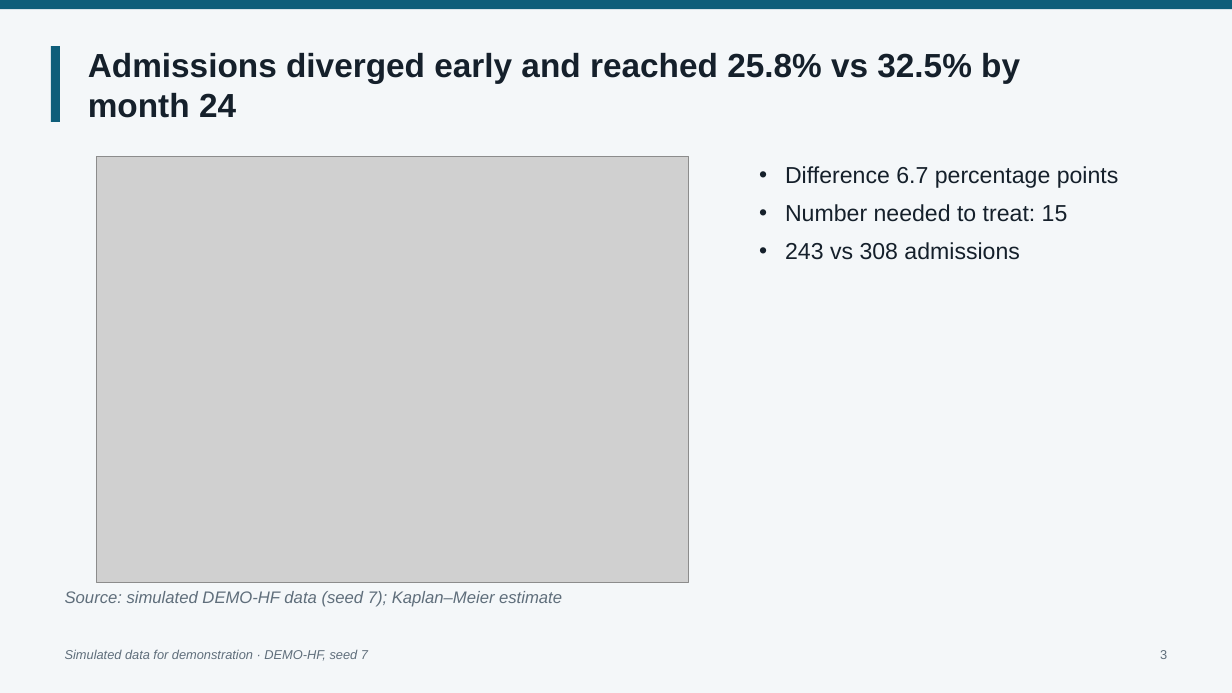
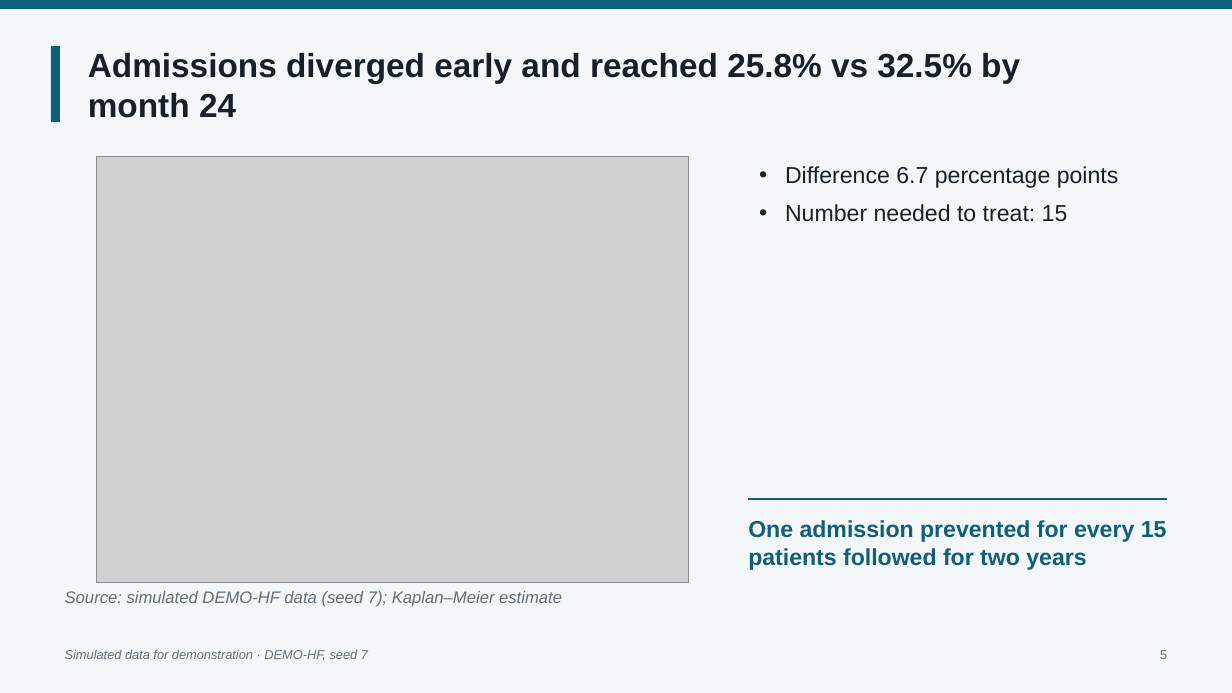
Before and after one commit to jackfeng94/medskill-panda, a slide deck: slide 5 of examples/demo-hf/pptx_en/out/demo-hf.pptx (slide 3 before the commit). Drawn at 1232x693 pixels with LibreOffice and Linux fonts; fonts in the diff are those of the drawing; grey boxes stand for pictures; background and template pictures are left out. Boxes give left, top, right and bottom in pixels: in the first picture for what was removed or moved away, otherwise in the second. Text is boxed around its words. In the diff, an @@ line names an element or a change of style, - is before the commit and + after.

```diff
--- a/examples/demo-hf/pptx_en/out/demo-hf.pptx
+++ b/examples/demo-hf/pptx_en/out/demo-hf.pptx
@@ text at (785, 242, 1020, 260): paragraph removed @@
-• 243 vs 308 admissions
@@ line added from (749, 499) to (1167, 499), #0F5E7A 2 pt @@
@@ text added at (748, 520, 1167, 570), 18 pt, text #0F5E7A, bold @@
+One admission prevented for every 15 patients followed for two years
@@ text at (1160, 650, 1167, 659): text changed @@
-3
+5
```
Also in this commit, not shown: 5 other slides changed, 6 slides added, 30 other files.
